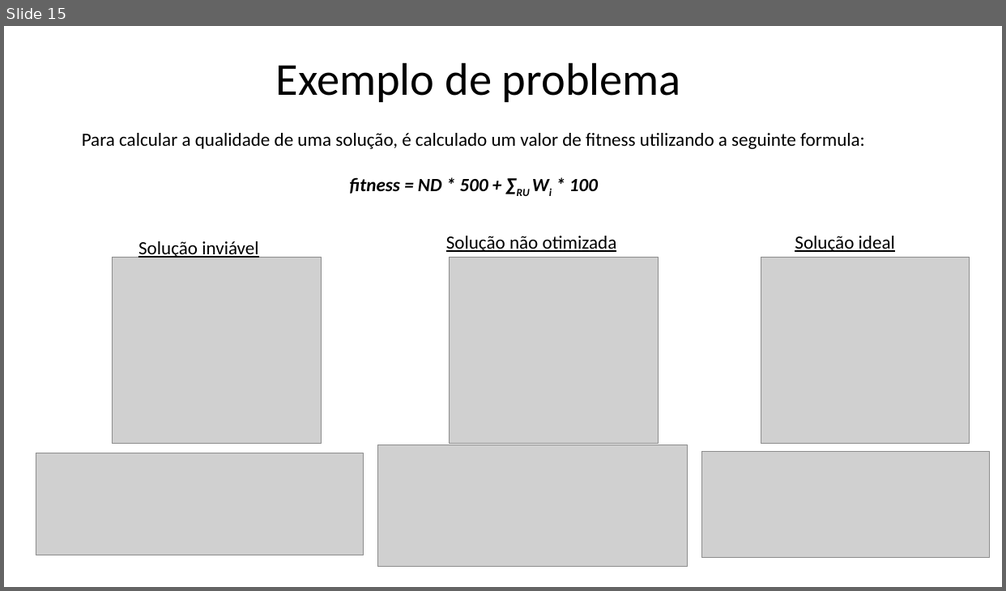
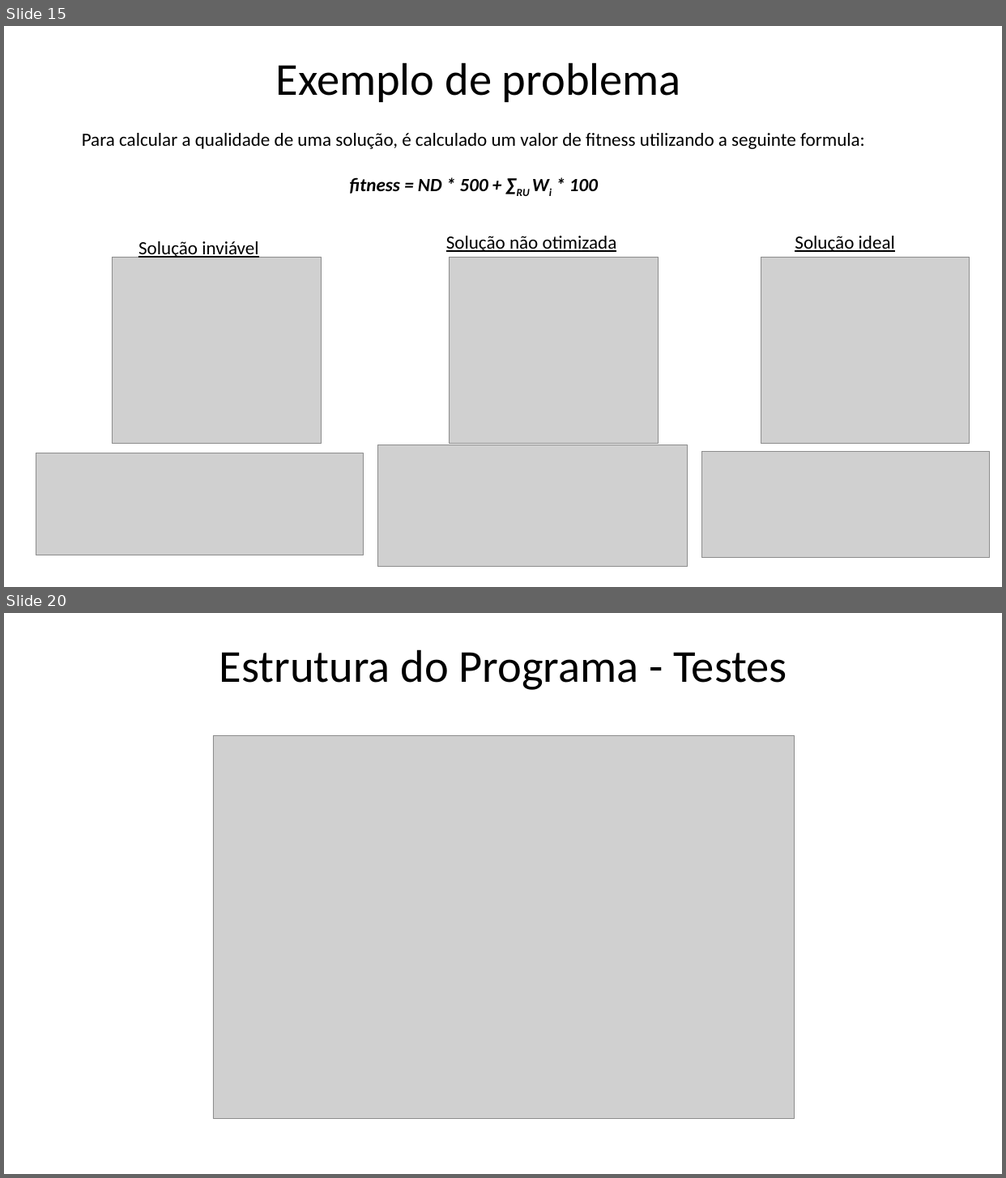
Before and after one commit to xQsme/RLP_Qt, a slide deck: powerpoint_defesa.pptx. Shown one above the other, each under a label of ours: slide 15 before the commit, slides 15 and 20 after it; the slides between them are not shown. The pictures are 1006x591 and 1006x1178 pixels, drawn with LibreOffice and Linux fonts; fonts in the diff are those of the drawing; grey boxes stand for pictures. Boxes give left, top, right and bottom in pixels: in the first picture for what was removed or moved away, otherwise in the second. Text is boxed around its words. In the diff, an @@ line names an element or a change of style, - is before the commit and + after.

```diff
--- a/powerpoint_defesa.pptx
+++ b/powerpoint_defesa.pptx
@@ slide 20 added at (4,613,1002,1174), background #FFFFFF @@
@@ title added at (219,649,787,690), 44 pt, text #000000 @@
+Estrutura do Programa - Testes
@@ picture added at (213,736,794,1119) @@
```
Also in this commit, not shown: 1 slide changed, 4 other slides added, 1 slide removed.
